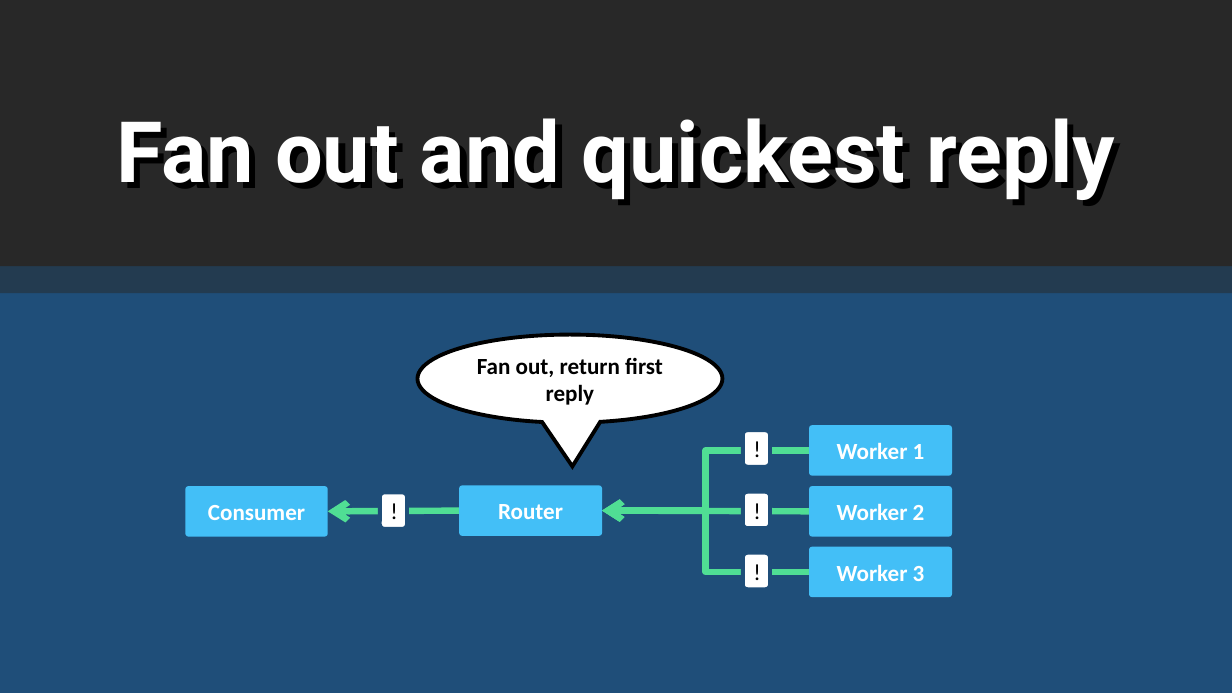
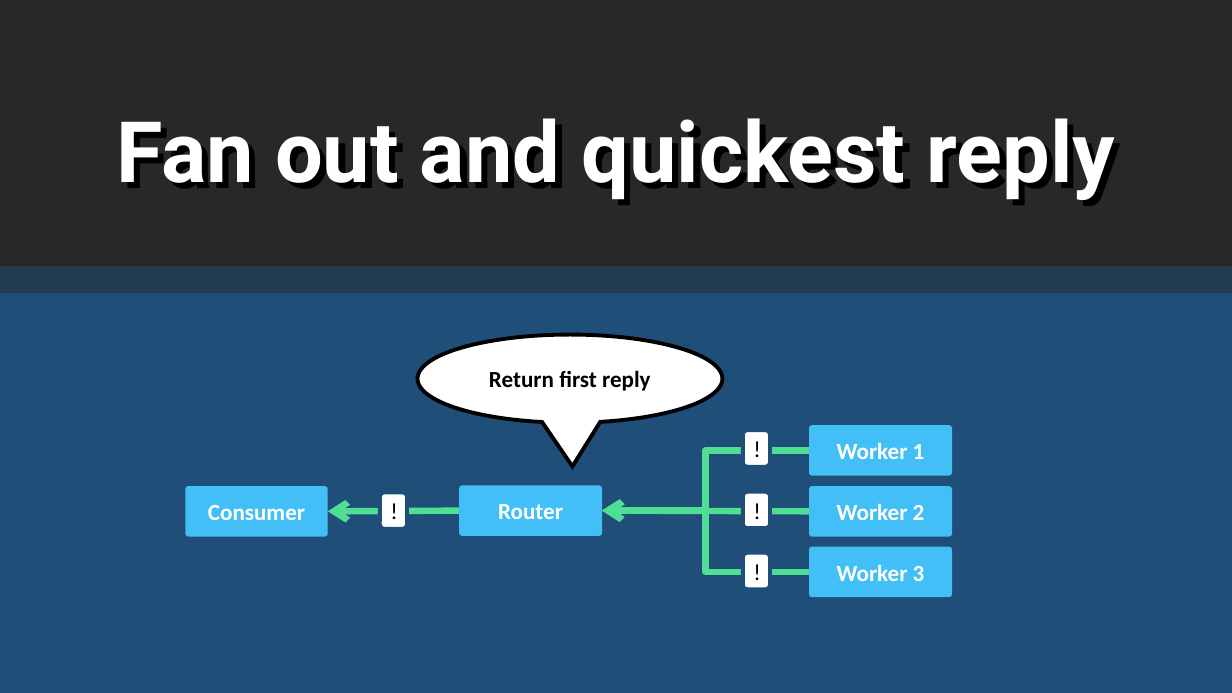
Before and after one commit to rogeralsing/Presentations, a slide deck: slide 24 of FailingGracefully/QConSP/failingactors.pptx (slide 25 before the commit). Drawn at 1232x693 pixels with LibreOffice and Linux fonts; fonts in the diff are those of the drawing. Boxes give left, top, right and bottom in pixels: in the first picture for what was removed or moved away, otherwise in the second. Text is boxed around its words. In the diff, an @@ line names an element or a change of style, - is before the commit and + after.

```diff
--- a/FailingGracefully/QConSP/failingactors.pptx
+++ b/FailingGracefully/QConSP/failingactors.pptx
@@ text in speech bubble at (x1=489, y1=370, x2=651, y2=391): text changed @@
-Fan out, return first reply
+Return first reply
```
Also in this commit, not shown: 6 other slides changed, 5 slides added, 6 slides removed, 3 other files.
